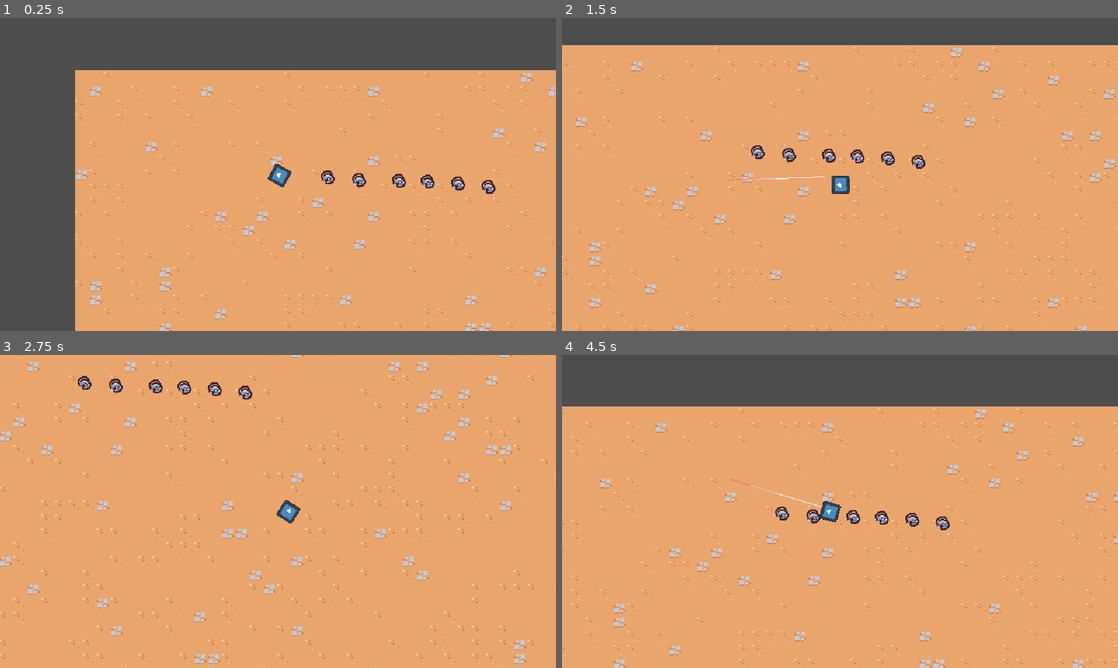
Above: before the commit, frames 1-4 (two rows, left to right).
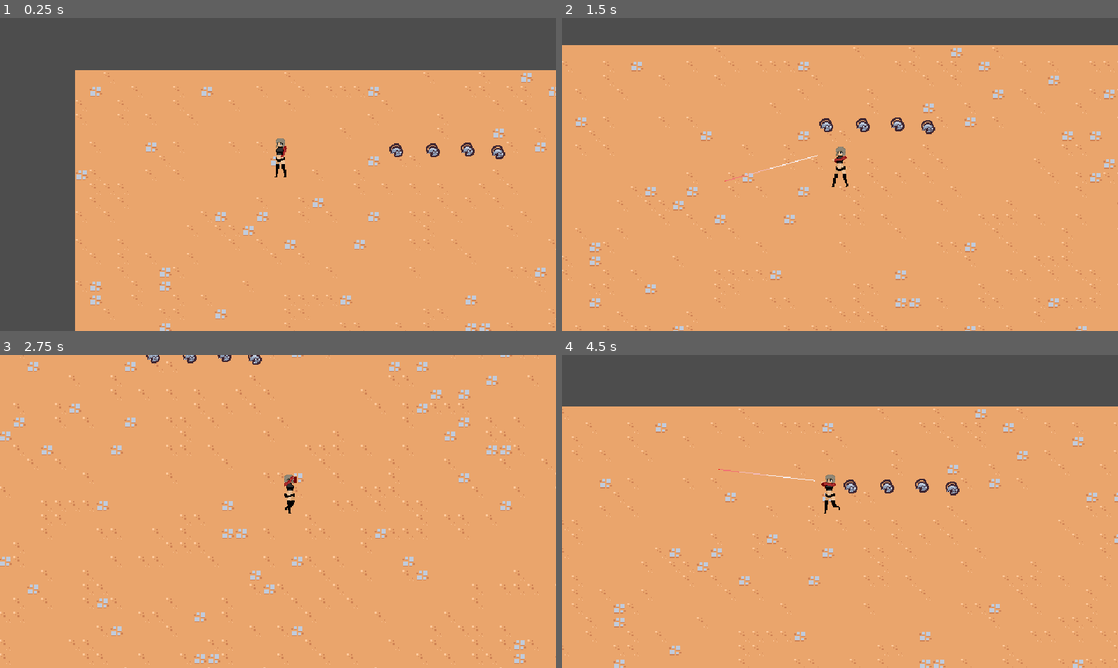
Above: after the commit, the same moments.

Repository: mediwind/Prototype
Game: Godot game, scene res://scenes/main/main.tscn
Same seed, same stepped clock (60 frames per second), same inputs: the game is played once before the commit and once after it. The engine's default icon, where the game draws it, is replaced by a stand-in: a white triangle on a blue panel in a dark square.
Inputs (mouse positions are in pixels of both pictures, inside the frame that each line leads up to):
- Up to frame 1 (0.25 s): no input
- Up to frame 2 (1.5 s): move the mouse to (962, 158) at 0.52 s; hold D (move_right) 0.53-1.28 s; click (962, 158) at 0.67 s; move the mouse to (728, 190) at 1.27 s; hold S (move_down) from 1.28 s (still down); click (728, 190) at 1.42 s
- Up to frame 3 (2.75 s): move the mouse to (333, 442) at 2.02 s; release S (move_down) at 2.03 s; hold D (move_right) from 2.03 s (still down); click (333, 442) at 2.17 s
- Up to frame 4 (4.5 s): move the mouse to (812, 574) at 2.77 s; release D (move_right) at 2.78 s; hold W (move_up) 2.78-3.53 s; click (812, 574) at 2.92 s; move the mouse to (1006, 558) at 3.52 s; hold A (move_left) from 3.53 s (still down); click (1006, 558) at 3.67 s; move the mouse to (673, 464) at 4.27 s; click (673, 464) at 4.42 s

The runs differ from the first frame. In frame 1, 1.1% of the frame differs, in the area x 48-91%, y 38-57%; in frame 2, 1.2%; in frame 3, 1.0%; in frame 4, 1.2%, in the area x 28-72%, y 36-56%.

Commit message:
Procedural aiming & Bullet range
2D Character Procedural Aiming
Bullet Disappearing Out Side Of Range

Diff:
--- a/scenes/game_object/bullet/basic_bullet.gd
+++ b/scenes/game_object/bullet/basic_bullet.gd
@@ -2,14 +2,21 @@
 
 var speed : int = 1500
 var direction : Vector2
+var max_distance : float = 700.0
+var max_distance_squared : float
+var initial_position : Vector2
 
+
+func _ready():
+    # 총알이 생성될 때의 위치를 저장
+    initial_position = global_position
+    print("Bullet created", initial_position)
+    # max_distance의 제곱값을 계산하여 저장
+    max_distance_squared = max_distance * max_distance
 
 func _process(delta):
     position += speed * direction * delta
-    var viewport_rect = get_visible_screen_rect()
-    if position.x < viewport_rect.position.x or position.x > viewport_rect.position.x + viewport_rect.size.x or position.y < viewport_rect.position.y or position.y > viewport_rect.position.y + viewport_rect.size.y:
+    # 총알이 처음 위치에서 일정 거리 이상 벗어나면 제거
+    if position.distance_squared_to(initial_position) > max_distance_squared:
+        print("Bullet removed", position)
         queue_free()
-
-
-func get_visible_screen_rect():
-    return get_viewport().get_visible_rect()
--- a/scenes/game_object/bullet/basic_bullet.tscn
+++ b/scenes/game_object/bullet/basic_bullet.tscn
@@ -5,7 +5,7 @@
 [ext_resource type="PackedScene" uid="uid://cs5qsx3kqhqh3" path="res://component/hitbox_component.tscn" id="3_fmxcp"]
 
 [sub_resource type="RectangleShape2D" id="RectangleShape2D_ci4h5"]
-size = Vector2(1.50001, 0.999992)
+size = Vector2(10, 10)
 
 [node name="BasicBullet" type="Node2D"]
 position = Vector2(0, 1)
--- a/scenes/game_object/player/player.gd
+++ b/scenes/game_object/player/player.gd
@@ -2,12 +2,18 @@
 
 signal shoot
 
-@onready var shooting_range = $ShootingRange
 @onready var shoot_cool_time = $ShootCooltime
+@onready var player_sprite = $PlayerSprite
+@onready var arm_front = $PlayerSprite/Torso/ArmFront
+@onready var arm_back = $PlayerSprite/Torso/ArmBack
+@onready var hand = $PlayerSprite/Torso/ArmFront/Hand
+@onready var aim_pivot = $AimPivot
+@onready var animation_player = $AnimationPlayer
 
 const MAX_SPEED = 200
 
 var can_shoot : bool
+var facing_right : bool
 
 
 func _ready():
@@ -16,35 +22,56 @@
 
 
 func _process(delta):
-	var direction = get_movement_vector()
+	var movement_vector = get_movement_vector()
+	var direction = movement_vector.normalized()
 	velocity = direction * MAX_SPEED
 	move_and_slide()
 
-	global_rotation = global_position.direction_to(get_global_mouse_position()).angle() + PI / 2
+	# 마우스 위치에 따라 PlayerSprite의 scale.x를 변경합니다.
+	var mouse_position = get_global_mouse_position()
+	if mouse_position.x >= global_position.x:
+		player_sprite.scale.x = 1
+		facing_right = true
+	else:
+		player_sprite.scale.x = -1
+		facing_right = false
+
+	# 팔을 마우스 방향으로 회전시킵니다.
+	arm_front.look_at(mouse_position)
+	arm_back.look_at(hand.global_position)
+
+	# 입력 방향에 따라 애니메이션을 변경합니다.
+	if movement_vector.x == 0:
+		if movement_vector.y != 0:
+			animation_player.play("walk_forward")
+		else:
+			animation_player.play("RESET")
+	else:
+		if movement_vector.x > 0:
+			if facing_right:
+				animation_player.play("walk_forward")
+			else:
+				animation_player.play("walk_backward")
+		elif movement_vector.x < 0:
+			if facing_right:
+				animation_player.play("walk_backward")
+			else:
+				animation_player.play("walk_forward")
 
 	if Input.is_mouse_button_pressed(MOUSE_BUTTON_LEFT) and can_shoot:
 		print("Shooting!")
-		var dir = get_global_mouse_position() - global_position
+		var dir = get_global_mouse_position() - hand.global_position
 		var bullet_direction = atan2(dir.y, dir.x)
-		shoot.emit(global_position, dir, bullet_direction)
+		shoot.emit(hand.global_position, dir, bullet_direction)
 		can_shoot = false
 		shoot_cool_time.start()
-		# check_shooting_range()
 
 
 func get_movement_vector():
 	var x_movement = Input.get_action_strength("move_right") - Input.get_action_strength("move_left")
 	var y_movement = Input.get_action_strength("move_down") - Input.get_action_strength("move_up")
 
-	return Vector2(x_movement, y_movement).normalized()
-
-
-# func check_shooting_range():
-#     if shooting_range.is_colliding() and shooting_range.get_collider().is_in_group("enemy"):
-#         shooting_range.get_collider().queue_free()
-#         print("Enemy killed!")
-#     else:
-#         print("No enemy in range!")
+	return Vector2(x_movement, y_movement)
 
 
 func on_shoot_cool_time_timeout():
--- a/scenes/game_object/player/player.tscn
+++ b/scenes/game_object/player/player.tscn
@@ -1,26 +1,149 @@
-[gd_scene load_steps=4 format=3 uid="uid://df6r3kykdxlm6"]
+[gd_scene load_steps=11 format=3 uid="uid://df6r3kykdxlm6"]
 
 [ext_resource type="Script" path="res://scenes/game_object/player/player.gd" id="1_4oj80"]
-[ext_resource type="Texture2D" uid="uid://bp0n2qwqrdekb" path="res://icon.svg" id="2_5nbsv"]
+[ext_resource type="Texture2D" uid="uid://dk0rg844clque" path="res://scenes/game_object/player/player_arms.png" id="2_aaopr"]
+[ext_resource type="Texture2D" uid="uid://bu2kdevu1kbxh" path="res://scenes/game_object/player/player_torso.png" id="2_dh6qs"]
+[ext_resource type="Texture2D" uid="uid://88g13atmqjog" path="res://scenes/game_object/player/player_legs.png" id="2_yag2u"]
+[ext_resource type="Texture2D" uid="uid://53gi5jxni7q1" path="res://scenes/game_object/player/player_head.png" id="3_fi2yu"]
 
-[sub_resource type="CircleShape2D" id="CircleShape2D_hu8nf"]
-radius = 9.0
+[sub_resource type="CapsuleShape2D" id="CapsuleShape2D_ornvc"]
+radius = 7.0
+height = 42.0
+
+[sub_resource type="Animation" id="Animation_f2ba1"]
+length = 0.001
+tracks/0/type = "value"
+tracks/0/imported = false
+tracks/0/enabled = true
+tracks/0/path = NodePath("PlayerSprite/Legs:frame")
+tracks/0/interp = 1
+tracks/0/loop_wrap = true
+tracks/0/keys = {
+"times": PackedFloat32Array(0),
+"transitions": PackedFloat32Array(1),
+"update": 1,
+"values": [0]
+}
+tracks/1/type = "value"
+tracks/1/imported = false
+tracks/1/enabled = true
+tracks/1/path = NodePath("PlayerSprite/Torso:position")
+tracks/1/interp = 1
+tracks/1/loop_wrap = true
+tracks/1/keys = {
+"times": PackedFloat32Array(0),
+"transitions": PackedFloat32Array(1),
+"update": 0,
+"values": [Vector2(0, -25)]
+}
+
+[sub_resource type="Animation" id="Animation_tpj14"]
+resource_name = "walk_forward"
+length = 0.8
+loop_mode = 1
+step = 0.05
+tracks/0/type = "value"
+tracks/0/imported = false
+tracks/0/enabled = true
+tracks/0/path = NodePath("PlayerSprite/Legs:frame")
+tracks/0/interp = 2
+tracks/0/loop_wrap = true
+tracks/0/keys = {
+"times": PackedFloat32Array(0, 0.1, 0.2, 0.3, 0.4, 0.5, 0.6, 0.7),
+"transitions": PackedFloat32Array(1, 1, 1, 1, 1, 1, 1, 1),
+"update": 1,
+"values": [0, 1, 2, 3, 4, 5, 6, 7]
+}
+tracks/1/type = "value"
+tracks/1/imported = false
+tracks/1/enabled = true
+tracks/1/path = NodePath("PlayerSprite/Torso:position")
+tracks/1/interp = 2
+tracks/1/loop_wrap = true
+tracks/1/keys = {
+"times": PackedFloat32Array(0, 0.1, 0.2, 0.3, 0.4, 0.5, 0.6),
+"transitions": PackedFloat32Array(1, 1, 1, 1, 1, 1, 1),
+"update": 0,
+"values": [Vector2(0, -25), Vector2(0, -26), Vector2(0, -25), Vector2(-1, -26), Vector2(-1, -26), Vector2(1, -26), Vector2(1, -25.286)]
+}
+
+[sub_resource type="Animation" id="Animation_jdqpn"]
+resource_name = "walk_bakcward"
+length = 0.8
+loop_mode = 1
+tracks/0/type = "value"
+tracks/0/imported = false
+tracks/0/enabled = true
+tracks/0/path = NodePath("PlayerSprite/Legs:frame")
+tracks/0/interp = 2
+tracks/0/loop_wrap = true
+tracks/0/keys = {
+"times": PackedFloat32Array(0, 0.1, 0.2, 0.3, 0.4, 0.5, 0.6, 0.7),
+"transitions": PackedFloat32Array(1, 1, 1, 1, 1, 1, 1, 1),
+"update": 1,
+"values": [8, 7, 6, 5, 4, 3, 2, 1]
+}
+
+[sub_resource type="AnimationLibrary" id="AnimationLibrary_6scx5"]
+_data = {
+"RESET": SubResource("Animation_f2ba1"),
+"walk_backward": SubResource("Animation_jdqpn"),
+"walk_forward": SubResource("Animation_tpj14")
+}
 
 [node name="Player" type="CharacterBody2D" groups=["player"]]
 position = Vector2(0, -2)
 collision_layer = 2
 script = ExtResource("1_4oj80")
 
-[node name="Sprite2D" type="Sprite2D" parent="."]
-scale = Vector2(0.164063, 0.164063)
-texture = ExtResource("2_5nbsv")
+[node name="PlayerSprite" type="Node2D" parent="."]
+
+[node name="Torso" type="Sprite2D" parent="PlayerSprite"]
+position = Vector2(0, -25)
+texture = ExtResource("2_dh6qs")
+flip_h = true
+
+[node name="Head" type="Sprite2D" parent="PlayerSprite/Torso"]
+position = Vector2(-1, -11)
+texture = ExtResource("3_fi2yu")
+flip_h = true
+
+[node name="ArmFront" type="Sprite2D" parent="PlayerSprite/Torso"]
+position = Vector2(-5, -7)
+texture = ExtResource("2_aaopr")
+offset = Vector2(6, 1)
+flip_h = true
+hframes = 2
+frame = 1
+
+[node name="Hand" type="Marker2D" parent="PlayerSprite/Torso/ArmFront"]
+position = Vector2(14, 0)
+
+[node name="ArmBack" type="Sprite2D" parent="PlayerSprite/Torso"]
+z_index = -1
+position = Vector2(1, -8)
+texture = ExtResource("2_aaopr")
+offset = Vector2(5, 3)
+flip_h = true
+hframes = 2
+
+[node name="Legs" type="Sprite2D" parent="PlayerSprite"]
+position = Vector2(0, -14)
+texture = ExtResource("2_yag2u")
+hframes = 9
 
 [node name="CollisionShape2D" type="CollisionShape2D" parent="."]
-shape = SubResource("CircleShape2D_hu8nf")
-
-[node name="ShootingRange" type="RayCast2D" parent="."]
-target_position = Vector2(0, -700)
-collision_mask = 5
+visible = false
+position = Vector2(0, -21)
+shape = SubResource("CapsuleShape2D_ornvc")
 
 [node name="ShootCooltime" type="Timer" parent="."]
 wait_time = 0.1
+
+[node name="AnimationPlayer" type="AnimationPlayer" parent="."]
+libraries = {
+"": SubResource("AnimationLibrary_6scx5")
+}
+
+[node name="AimPivot" type="Marker2D" parent="."]
+position = Vector2(0, -31)
--- a/scenes/main/main.tscn
+++ b/scenes/main/main.tscn
@@ -9,6 +9,7 @@
 [node name="Main" type="Node"]
 
 [node name="TileMap" type="TileMap" parent="."]
+z_index = -1
 tile_set = ExtResource("1_1xlid")
 format = 2
 layer_0/tile_data = PackedInt32Array(5636252, 65538, 4, 5570716, 2, 4, 5505180, 393218, 3, 5439644, 2, 4, 5374108, 2, 4 …(214867 unchanged characters)…
@@ -17,23 +18,21 @@
 
 [node name="BulletManager" parent="." instance=ExtResource("1_7dujj")]
 
-[node name="Player" parent="." instance=ExtResource("1_rwiuc")]
+[node name="BasicEnemy" parent="." instance=ExtResource("4_phin4")]
+position = Vector2(370, 92)
+
+[node name="BasicEnemy2" parent="." instance=ExtResource("4_phin4")]
+position = Vector2(412, 92)
+
+[node name="BasicEnemy3" parent="." instance=ExtResource("4_phin4")]
+position = Vector2(452, 91)
+
+[node name="BasicEnemy4" parent="." instance=ExtResource("4_phin4")]
+position = Vector2(487, 94)
+
+[node name="Entities" type="Node2D" parent="." groups=["entities_layer"]]
+
+[node name="Player" parent="Entities" instance=ExtResource("1_rwiuc")]
 position = Vector2(236, 121)
 
-[node name="BasicEnemy" parent="." instance=ExtResource("4_phin4")]
-position = Vector2(373, 127)
-
-[node name="BasicEnemy2" parent="." instance=ExtResource("4_phin4")]
-position = Vector2(291, 123)
-
-[node name="BasicEnemy3" parent="." instance=ExtResource("4_phin4")]
-position = Vector2(441, 130)
-
-[node name="BasicEnemy4" parent="." instance=ExtResource("4_phin4")]
-position = Vector2(476, 134)
-
-[node name="BasicEnemy5" parent="." instance=ExtResource("4_phin4")]
-position = Vector2(406, 128)
-
-[node name="BasicEnemy6" parent="." instance=ExtResource("4_phin4")]
-position = Vector2(327, 126)
+[node name="Foreground" type="Node2D" parent="." groups=["foreground_layer"]]
--- a/scenes/manager/bullet_manager.gd
+++ b/scenes/manager/bullet_manager.gd
@@ -10,7 +10,10 @@
 
 func on_player_shoot(pos, dir, bullet_direction):
     var bullet = bullet_scene.instantiate()
-    add_child(bullet)
-    bullet.position = pos
+
+    bullet.global_position = pos
     bullet.rotation = bullet_direction
     bullet.direction = dir.normalized()
+
+    var foreground = get_tree().get_first_node_in_group("foreground_layer")
+    foreground.add_child(bullet)
Binary file added: scenes/game_object/player/player_arms.png
Not shown, added: scenes/game_object/player/player_arms.png.import
Binary file added: scenes/game_object/player/player_head.png
Not shown, added: scenes/game_object/player/player_head.png.import
Binary file added: scenes/game_object/player/player_legs.png
Not shown, added: scenes/game_object/player/player_legs.png.import
Binary file added: scenes/game_object/player/player_torso.png
Not shown, added: scenes/game_object/player/player_torso.png.import
